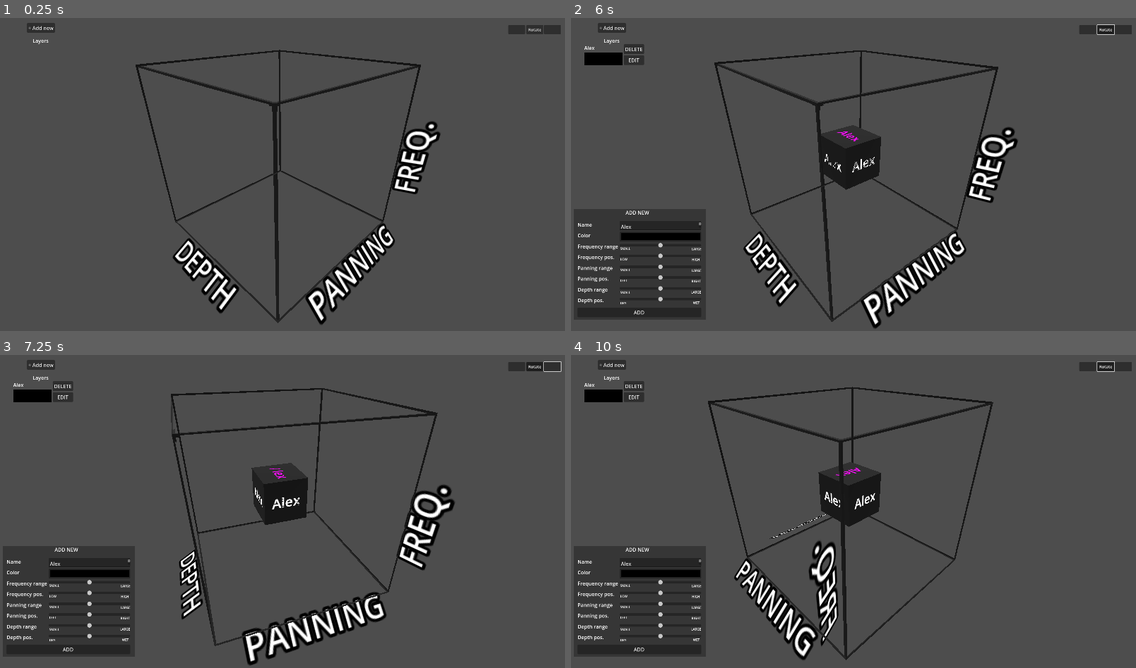
Above: before the commit, frames 1-4 (two rows, left to right).
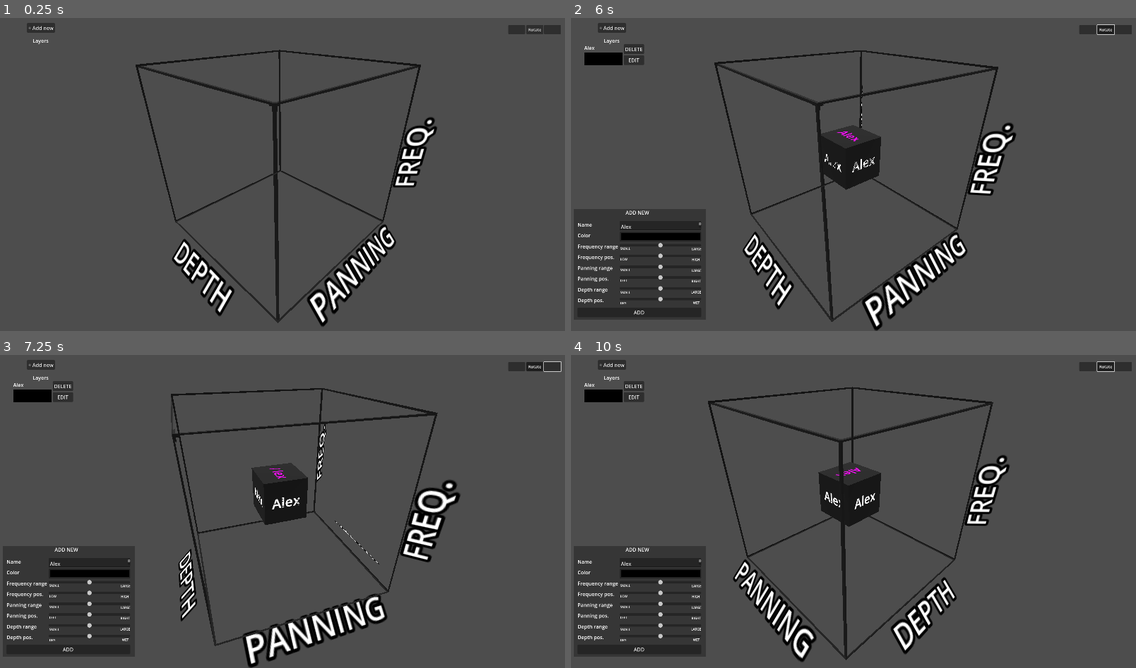
Above: after the commit, the same moments.

Repository: Maxi0272/DDU-eksamen
Game: Godot game, scene res://main.tscn
Two runs of this game, one before a commit and one after it. Both use one fixed random seed, a clock stepped at 60 frames per second and the inputs below.
Inputs (mouse positions are in pixels of both pictures, inside the frame that each line leads up to):
- Up to frame 1 (0.25 s): no input
- Up to frame 2 (6 s): click "+ Add new" at 0.5 s; click (661, 224) at 1.27 s; type "Alex" at 1.35 s; click "+ Add new" at 2 s; click "ADD" at 2.75 s; click "EDIT" at 3.5 s; click (1124, 30) at 4.25 s; click (1085, 30) at 5 s; click "Rotate" at 5.75 s
- Up to frame 3 (7.25 s): hold Right (ui_right) from 6.53 s (still down)
- Up to frame 4 (10 s): release Right (ui_right) at 7.28 s; hold Left (ui_left) 7.28-8.03 s; hold Right (ui_right) 8.03-9.53 s; tap Enter at 9.5 s; hold Left (ui_left) from 9.53 s (still down)

The runs differ from the first frame. In frame 1, 2.8% of the frame differs, in the area x 30-78%, y 31-99%; in frame 2, 2.8%; in frame 3, 3.3%; in frame 4, 3.8%, in the area x 28-78%, y 31-99%.

Commit message:
Added name tags to outer box
Added and edited name tags for outer box so you can see the axis from all side

Diff:
--- a/Program/main.tscn
+++ b/Program/main.tscn
@@ -39,18 +39,51 @@
 size = Vector3(100, 100, 100)
 
 [node name="Panning" type="Label3D" parent="Outerbox"]
-transform = Transform3D(-3.0421e-08, -0.71809, 0.69595, -3.13887e-08, 0.69595, 0.71809, -1, 0, -4.37114e-08, 59.087, -44.599, 0)
+transform = Transform3D(-4.37114e-08, -0.707107, 0.707107, 0, 0.707107, 0.707107, -1, 3.09086e-08, -3.09086e-08, 60, -45, 0)
 pixel_size = 0.5
+double_sided = false
+text = "PANNING"
+
+[node name="Panning2" type="Label3D" parent="Outerbox"]
+transform = Transform3D(-4.37114e-08, 0.707107, -0.707107, 0, 0.707107, 0.707107, 1, 3.09086e-08, -3.09086e-08, -60, -45, 0)
+pixel_size = 0.5
+double_sided = false
 text = "PANNING"
 
 [node name="Depth" type="Label3D" parent="Outerbox"]
-transform = Transform3D(1, 0, 0, 0, 0.525026, 0.851086, 0, -0.851086, 0.525026, 0, -50, 58.1608)
+transform = Transform3D(1, 0, 0, 0, 0.707107, 0.707107, 0, -0.707107, 0.707107, 0, -50, 60)
 pixel_size = 0.5
+double_sided = false
+text = "DEPTH"
+
+[node name="Depth2" type="Label3D" parent="Outerbox"]
+transform = Transform3D(-1, 6.18172e-08, -6.18172e-08, 0, 0.707107, 0.707107, 8.74228e-08, 0.707107, -0.707107, 0, -50, -60)
+pixel_size = 0.5
+double_sided = false
 text = "DEPTH"
 
 [node name="freq" type="Label3D" parent="Outerbox"]
-transform = Transform3D(-4.01998e-08, -0.919664, 0.392706, 1, -4.37114e-08, 0, 1.71657e-08, 0.392706, 0.919664, 57.2522, 0, -50)
+transform = Transform3D(-3.09086e-08, -0.707107, 0.707107, 1, -4.37114e-08, 0, 3.09086e-08, 0.707107, 0.707107, 55, 0, -55)
 pixel_size = 0.5
+double_sided = false
+text = "FREQ."
+
+[node name="freq1" type="Label3D" parent="Outerbox"]
+transform = Transform3D(9.27259e-08, -0.707107, -0.707107, 1, 4.37114e-08, 8.74228e-08, -3.09086e-08, -0.707107, 0.707107, 55, 0, 55)
+pixel_size = 0.5
+double_sided = false
+text = "FREQ."
+
+[node name="freq2" type="Label3D" parent="Outerbox"]
+transform = Transform3D(3.09086e-08, 0.707107, -0.707107, 1, -4.37114e-08, 0, -3.09086e-08, -0.707107, -0.707107, -55, 0, 55)
+pixel_size = 0.5
+double_sided = false
+text = "FREQ."
+
+[node name="freq3" type="Label3D" parent="Outerbox"]
+transform = Transform3D(3.09086e-08, 0.707107, 0.707107, 1, -4.37114e-08, 0, 3.09086e-08, 0.707107, -0.707107, -55, 0, -55)
+pixel_size = 0.5
+double_sided = false
 text = "FREQ."
 
 [node name="Canvas_layer" type="CanvasLayer" parent="."]
